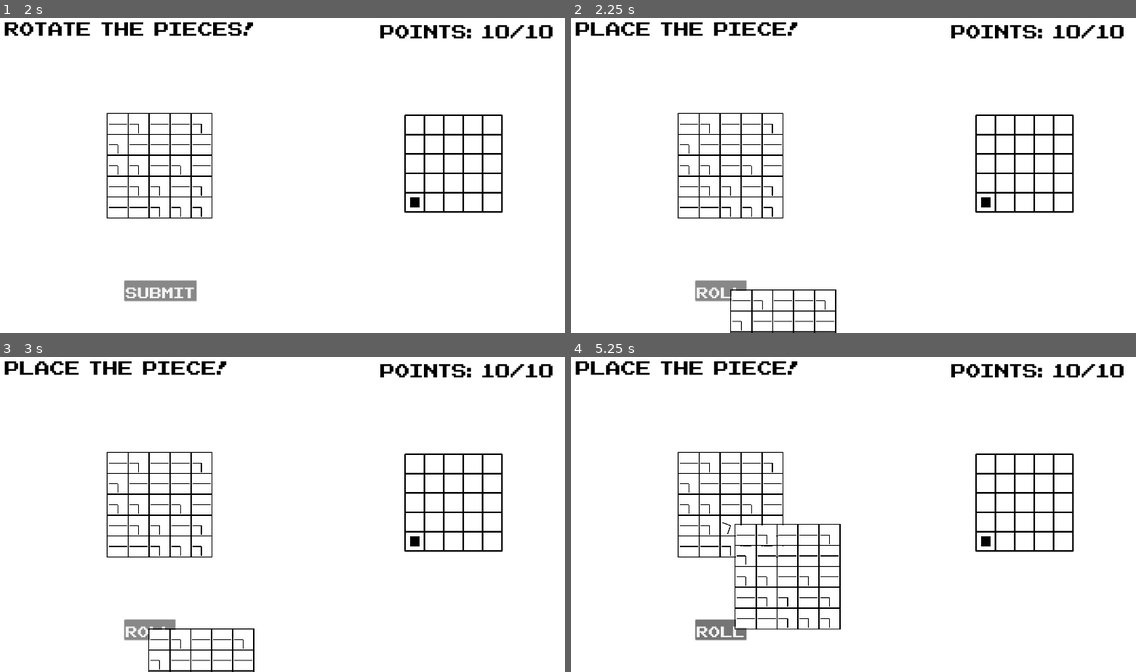
Above: before the commit, frames 1-4 (two rows, left to right).
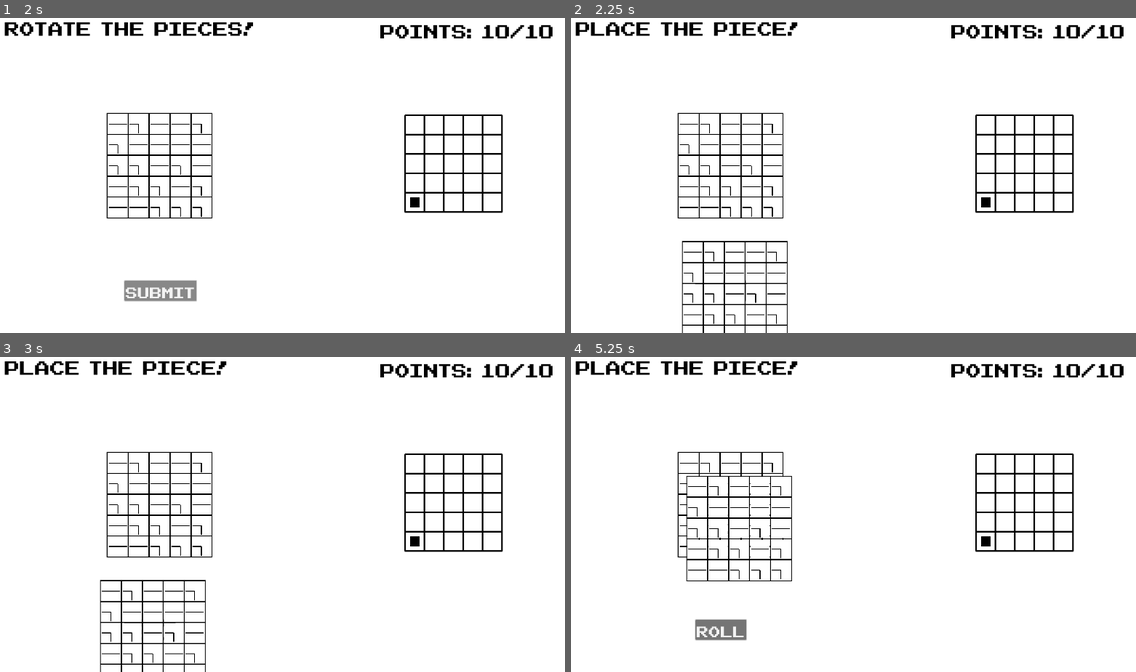
Above: after the commit, the same moments.

Repository: Peachball/gmtk-2025
Game: Godot game, scene res://scenes/menu.tscn
The game is run twice, just before and just after one commit, with the same random seed, the same clock (stepped at 60 frames per second) and the same inputs.
Inputs (mouse positions are in pixels of both pictures, inside the frame that each line leads up to):
- Up to frame 1 (2 s): click "Play" at 0.5 s; click "Roll" at 1.25 s
- Up to frame 2 (2.25 s): click "Submit" at 2 s
- Up to frame 3 (3 s): click "Roll" at 2.75 s
- Up to frame 4 (5.25 s): click "Roll" at 3.5 s; tap Enter at 4.25 s; move the mouse to (977, 492) at 4.27 s; click (977, 492) at 4.42 s; tap Space at 5 s; move the mouse to (734, 523) at 5.02 s; click (734, 523) at 5.17 s

Frame 1 is identical in both runs. In frame 2, 2.0% of the frame differs, in the area x 19-47%, y 70-100%; in frame 3, 2.0%; in frame 4, 3.0%, in the area x 20-48%, y 37-87%.

Commit message:
entire path highlights

Diff:
--- a/objects/tile.gd
+++ b/objects/tile.gd
@@ -143,6 +143,13 @@
 
 	tween.tween_callback(func(): allow_rotate = true)
 
+func get_exit_direction(entry_direction: int) -> int:
+	if entry_direction == start_direction:
+		return end_direction
+	elif entry_direction == end_direction:
+		return start_direction
+	return -1
+
 func _unhandled_input(event: InputEvent) -> void:
 	if event is InputEventMouseButton and event.pressed and allow_rotate:
 		var local_mouse_pos = to_local(event.position)
--- a/scenes/level.gd
+++ b/scenes/level.gd
@@ -35,7 +35,8 @@
 			process_place_tile()
 
 func process_place_tile() -> void:
-	$HeldTiles.position = get_viewport().get_mouse_position()
+	var mouse_pos = get_viewport().get_mouse_position()
+	$HeldTiles.position = mouse_pos - Vector2((Constant.TILE_WIDTH * $SlotMachine.MACHINE_HEIGHT) / 2, (Constant.TILE_WIDTH * $SlotMachine.MACHINE_WIDTH) / 2)
 
 	if Input.is_action_just_pressed("ui_cancel"):
 		for child in $HeldTiles.get_children():
@@ -45,19 +46,43 @@
 		return
 	highlight_path()
 
-func highlight_path():
+func highlight_path() -> void:
 	var grid_map: Dictionary[Vector2i, Tile] = {}
 	for child in $HeldTiles.get_children():
 		var tile := child as Tile
 		grid_map[tile.grid_position] = tile
 		tile.clear_highlights()
 
-	# Check if player position is in relevant hitbox of a grid cell
+	# Get tile under the player
 	for grid_position in grid_map.keys():
 		var tile := grid_map[grid_position]
-		var path_direction := tile.calculate_path_direction($WorldMap/Player.global_position)
-		if path_direction != -1:
-			tile.set_highlight_direction(path_direction)
+		var entry_direction := tile.calculate_path_direction($WorldMap/Player.global_position)
+		if entry_direction != -1:
+			_traverse_path(grid_map, grid_position, entry_direction)
+			break
+
+func _traverse_path(grid_map: Dictionary[Vector2i, Tile], start_pos: Vector2i, entry_direction: int) -> void:
+	var current_pos := start_pos
+	var current_direction := entry_direction
+
+	while true:
+		var tile: Tile = grid_map.get(current_pos)
+		if tile == null:
+			break
+
+		# Exit direction is where we leave this tile
+		var exit_direction: int = tile.get_exit_direction(current_direction)
+		if exit_direction == -1:
+			break
+
+		# Set highlights
+		tile.set_highlight_direction(current_direction)
+		tile.set_highlight_direction(exit_direction)
+
+		# Move to next tile in that direction
+		current_pos += Vector2i(Constant.direction_to_vector(exit_direction))
+		current_direction = (exit_direction + 2) % 4  # reverse for next tile's entry
+
 
 func _on_roll_submit_button_pressed() -> void:
 	match player_action:
